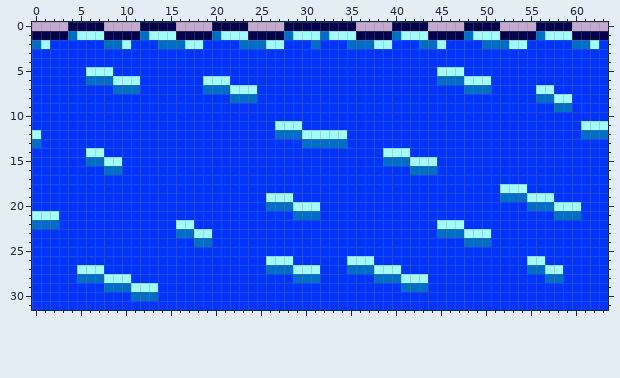
Two versions of one pixel-art sprite, CatAttackUnityProject/Assets/Sprites/Terrain/Water/WaterTiles.png. That is the earlier state.
The file is 64x32 pixels.
Now the later version:
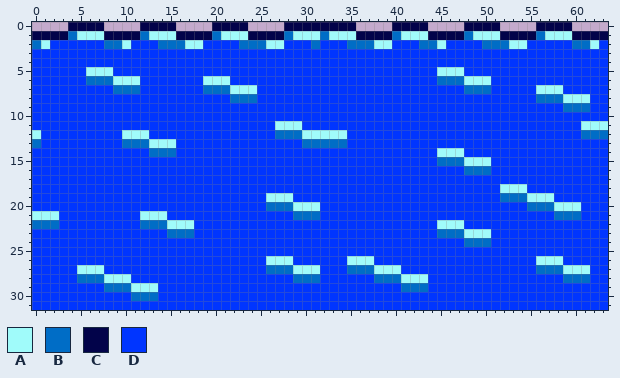
Palette (. is transparent): A #a0fbfa  B #006dc6  C #02034a  D #0035ff
From old to new:
y 7: x 58 D -> A
y 8: x 58 A -> B; x 60..61 DD -> AA
y 9: x 58 B -> D; x 60..61 DD -> BB
y 12: x 10..12 DDD -> AAA
y 13: x 10..15 DDDDDD -> BBBAAA
y 14: x 6..7 AA -> DD; x 13..15 DDD -> BBB; x 39..41 AAA -> DDD; x 45..47 DDD -> AAA
y 15: x 6..9 BBAA -> DDDD; x 39..50 BBBAAADDDDDD -> DDDDDDBBBAAA
y 16: x 8..9 BB -> DD; x 42..44 BBB -> DDD; x 48..50 DDD -> BBB
y 21: x 12..14 DDD -> AAA
y 22: x 12..15 DDDD -> BBBA
y 23: x 15 D -> B; x 18..19 AA -> DD
y 24: x 18..19 BB -> DD
y 26: x 55 A -> D; x 57..58 DD -> AA
y 27: x 55 B -> D; x 57..61 AADDD -> BBAAA
y 28: x 57..61 BBDDD -> DDBBB
Pixel boxes of the changes (left, top, right, bottom) in both pictures:
changed: (554, 85, 590, 112)
changed: (86, 130, 176, 175)
changed: (383, 148, 491, 175)
changed: (140, 211, 212, 247)
changed: (527, 256, 590, 283)
